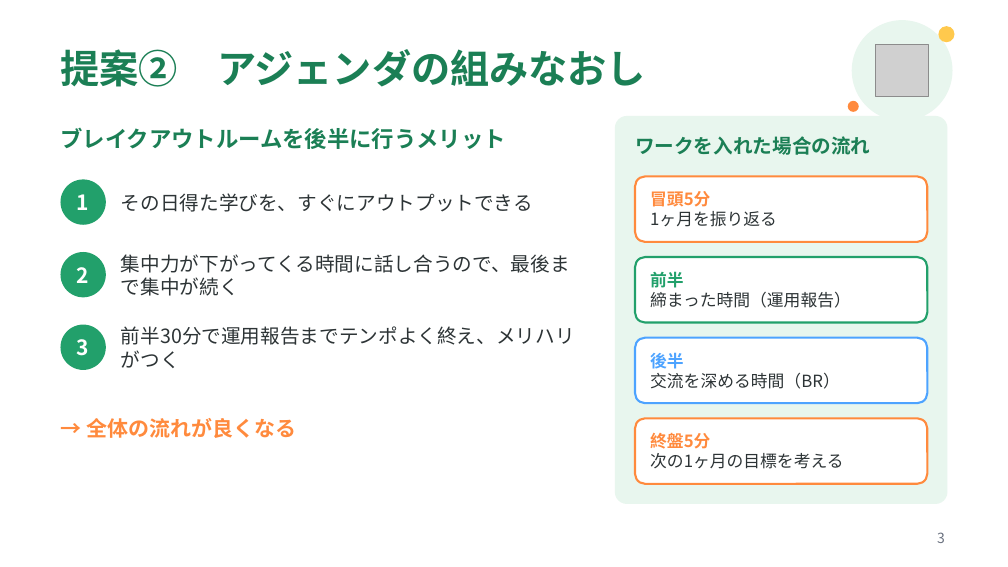
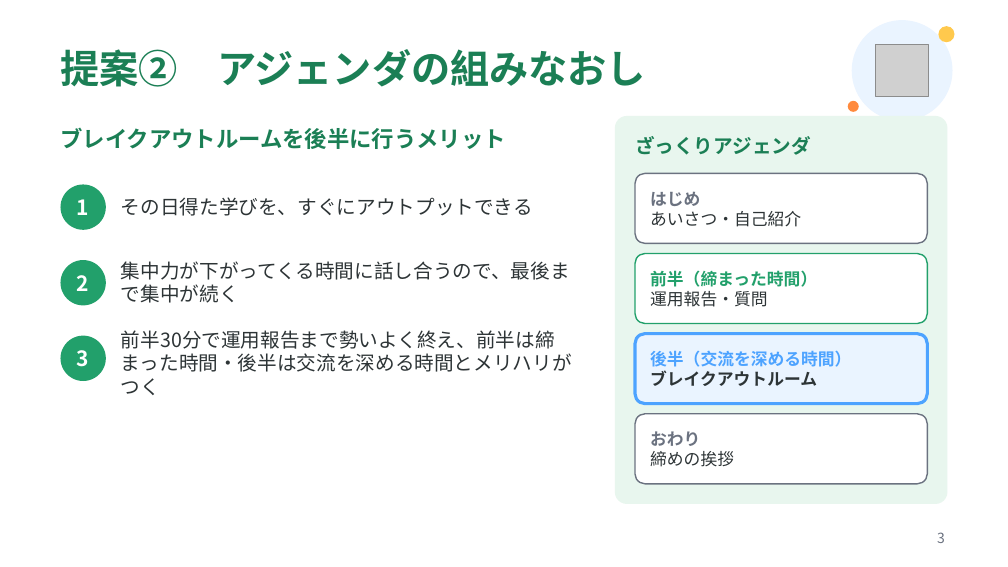
Before and after one commit to gakutopaso-hub/asanosyatyo, a slide deck: slide 3 of secretary/outputs/2026-11-05_全体ミーティング改善提案.pptx. Drawn at 1008x567 pixels with LibreOffice and Linux fonts; fonts in the diff are those of the drawing; grey boxes stand for pictures. Boxes give left, top, right and bottom in pixels: in the first picture for what was removed or moved away, otherwise in the second. Text is boxed around its words. In the diff, an @@ line names an element or a change of style, - is before the commit and + after.

```diff
--- a/secretary/outputs/2026-11-05_全体ミーティング改善提案.pptx
+++ b/secretary/outputs/2026-11-05_全体ミーティング改善提案.pptx
@@ ellipse at (852,20,953,121): fill #E8F6EE to #EAF4FF @@
@@ text at (635,136,811,155): text changed @@
-ワークを入れた場合の流れ
+ざっくりアジェンダ
@@ rounded rectangle at (635,173,927,243): outline #FF8A3D 1.5 pt to #6B7280 1 pt; proportions changed @@
@@ 2 texts, 1 ellipse: place and size @@
-2 texts, 1 ellipse at (60,179,533,225)
+2 texts, 1 ellipse at (60,184,533,230)
@@ text at (650,191,801,227): text changed @@
-冒頭5分
-1ヶ月を振り返る
+はじめ
+あいさつ・自己紹介
@@ rounded rectangle at (635,254,927,324): outline #22A06B 1.5 pt to #22A06B 1 pt; proportions changed @@
@@ text at (650,270,817,307): text changed; text colour #2D3436 to #22A06B; bold on @@
-前半
-締まった時間（運用報告）
+前半（締まった時間）
+運用報告・質問
@@ text "前半30分で運用報告まで勢いよく終え、前半は締まった時間・後半は交流を深める時間とメリハリがつく" at (121,330,572,395): vertical alignment middle to top @@
@@ 3 texts, 2 ellipses: place and size @@
-3 texts, 2 ellipses at (60,252,570,370)
+3 texts, 2 ellipses at (60,260,570,381)
@@ text at (121,330,572,395): text changed @@
-前半30分で運用報告までテンポよく終え、メリハリがつく
+前半30分で運用報告まで勢いよく終え、前半は締まった時間・後半は交流を深める時間とメリハリがつく
@@ rounded rectangle: place and size @@
-rounded rectangle at (635,338,927,403)
+rounded rectangle at (635,334,927,403)
@@ rounded rectangle at (635,334,927,403): fill #FFFFFF to #EAF4FF; outline #4DA3FF 1.5 pt to #4DA3FF 2.25 pt; proportions changed @@
@@ text at (650,350,851,386): text changed; text colour #2D3436 to #4DA3FF; bold on @@
-後半
-交流を深める時間（BR）
+後半（交流を深める時間）
+ブレイクアウトルーム
@@ text removed at (86,418,296,438) @@
-→ 全体の流れが良くなる
@@ rounded rectangle at (635,414,927,484): outline #FF8A3D 1.5 pt to #6B7280 1 pt; proportions changed @@
@@ rounded rectangle: place and size @@
-rounded rectangle at (635,418,927,484)
+rounded rectangle at (635,414,927,484)
@@ text at (650,431,734,467): text changed @@
-終盤5分
-次の1ヶ月の目標を考える
+おわり
+締めの挨拶
```
Also in this commit, not shown: 1 slide added.
